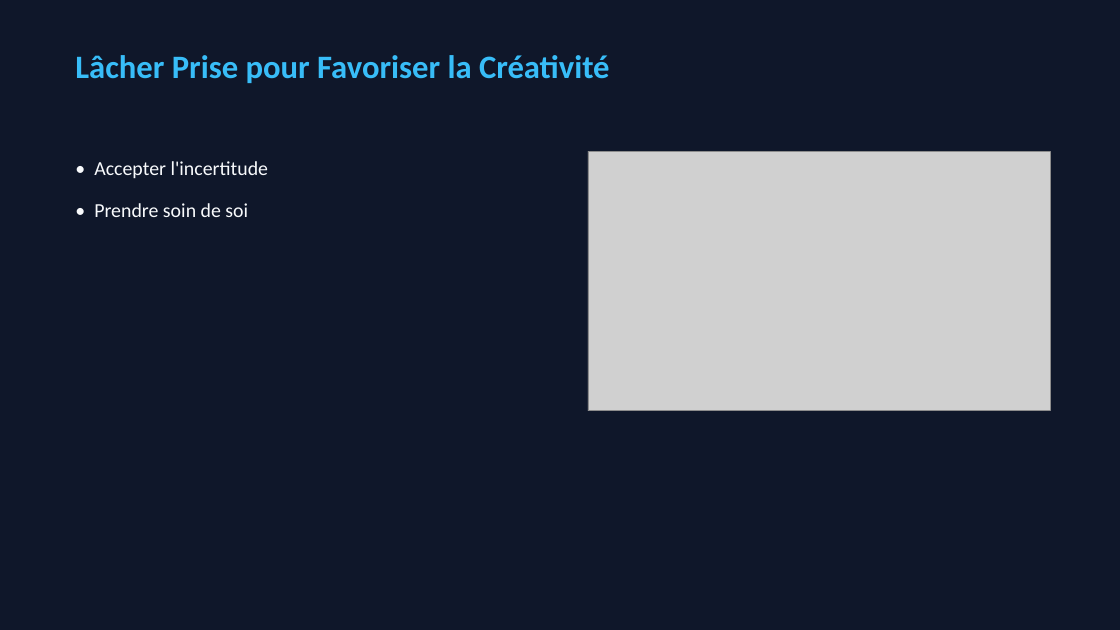
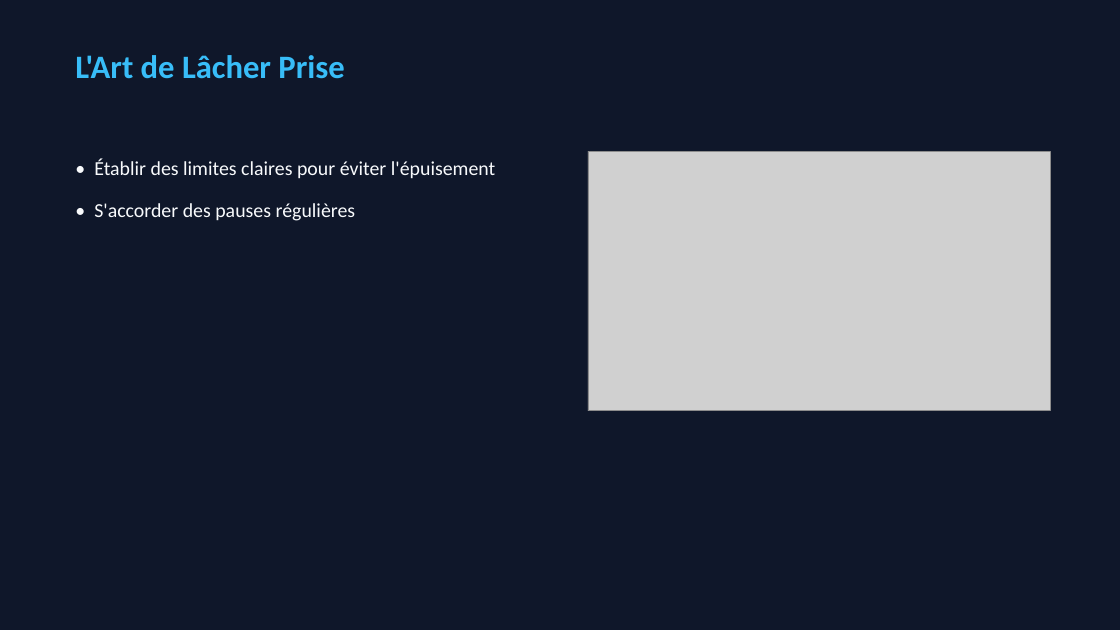
Before and after one commit to caroheymes/video-2-powerpoint-and-more, a slide deck: slide 5 of demo/output/presentation.pptx. Drawn at 1120x630 pixels with LibreOffice and Linux fonts; fonts in the diff are those of the drawing; grey boxes stand for pictures. Boxes give left, top, right and bottom in pixels: in the first picture for what was removed or moved away, otherwise in the second. Text is boxed around its words. In the diff, an @@ line names an element or a change of style, - is before the commit and + after.

```diff
--- a/demo/output/presentation.pptx
+++ b/demo/output/presentation.pptx
@@ text at [75,55,344,79]: text changed @@
-Lâcher Prise pour Favoriser la Créativité
+L'Art de Lâcher Prise
@@ text at [94,158,496,221]: text changed @@
-• Accepter l'incertitude
-• Prendre soin de soi
+• Établir des limites claires pour éviter l'épuisement
+• S'accorder des pauses régulières
```
Also in this commit, not shown: 9 other slides changed, 18 other files.
